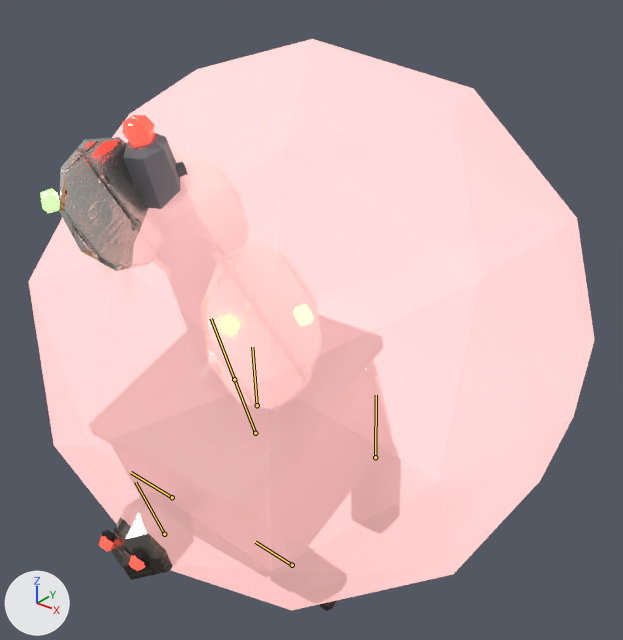
An edit to the glTF model public/creatures/broadcastle.glb, drawn before and after from the same camera.
The view is the same before and after, from a 50 mm camera at (2.04, -2.55, 2.65) aimed at (-0.01, 0.0, 1.07). Arrows for +X, +Y and +Z are at lower left; the lights stay in place. The first picture is the older version. Both versions are drawn at frame 4 of the action 'attack'; the numbers are the values there. The bones that change, and the others that lie on the model, are drawn over the model as lines.

In view in the first picture: 'broadcastle_body', 'broadcastle_glow0', 'broadcastle_glow1'.
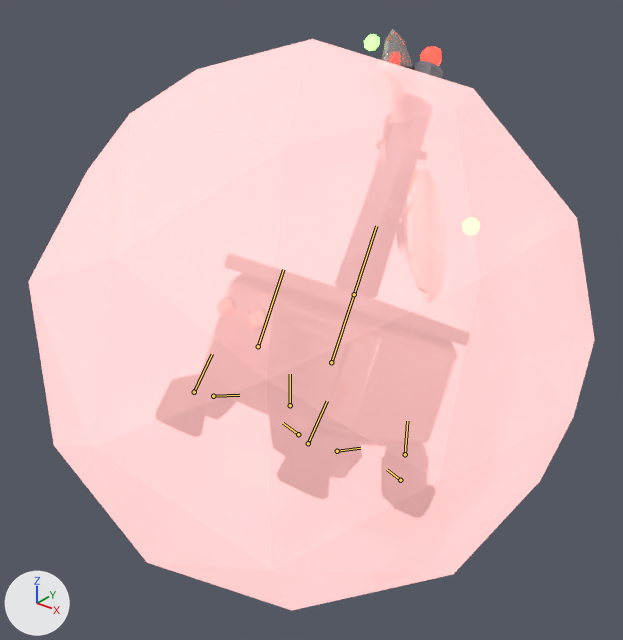
What changed in the scene script:
```text
Change bone_body:
    where bone_body = bpy.data.objects['Armature'].pose.bones['body']  # child of 'root'
    bone_body.location: (0.0, 0.062, 0.37) -> (0.0, 0.173, -0.139)
    bone_body.rotation_quaternion: (0.985, 0.17, 0.0, 0.0) -> (0.966, -0.257, 0.0, 0.0)  # degrees (20, 0, 0) -> degrees (-30, 0, 0)
Change bone_leg_fl:
    where bone_leg_fl = bpy.data.objects['Armature'].pose.bones['leg_FL']  # child of 'body'
    bone_leg_fl.rotation_quaternion: (0.985, 0.17, 0.0, 0.0) -> (0.745, -0.667, 0.0, 0.0)  # degrees (20, 0, 0) -> degrees (-84, 0, 0)
Change bone_leg_bl:
    where bone_leg_bl = bpy.data.objects['Armature'].pose.bones['leg_BL']  # child of 'body'
    bone_leg_bl.rotation_quaternion: (0.989, -0.146, 0.0, 0.0) -> (0.97, 0.241, 0.0, 0.0)  # degrees (-17, 0, 0) -> degrees (28, 0, 0)
Change bone_leg_fr:
    where bone_leg_fr = bpy.data.objects['Armature'].pose.bones['leg_FR']  # child of 'body'
    bone_leg_fr.rotation_quaternion: (0.985, 0.17, 0.0, 0.0) -> (0.745, -0.667, 0.0, 0.0)  # degrees (20, 0, 0) -> degrees (-84, 0, 0)
Change bone_leg_br:
    where bone_leg_br = bpy.data.objects['Armature'].pose.bones['leg_BR']  # child of 'body'
    bone_leg_br.rotation_quaternion: (0.989, -0.146, 0.0, 0.0) -> (0.97, 0.241, 0.0, 0.0)  # degrees (-17, 0, 0) -> degrees (28, 0, 0)
```

What differs and where, as boxes (x1, y1, x2, y2) in the pictures (623 x 640 px):
'broadcastle_body', posed (8% narrower): before (59, 133, 401, 611); after (155, 29, 470, 520)
'broadcastle_glow1', posed (295% wider, 39% shorter): before (99, 115, 155, 571); after (217, 47, 441, 327)
'broadcastle_glow0', posed: before (40, 189, 313, 326); after (364, 34, 479, 235)
bone 'body', root to tip: before (255, 433) to (234, 379); after (331, 362) to (354, 294)
bone 'leg_FL', root to tip: before (292, 565) to (255, 542); after (337, 451) to (360, 448)
bone 'leg_BL', root to tip: before (375, 457) to (376, 395); after (405, 454) to (407, 421)
bone 'leg_FR', root to tip: before (172, 497) to (131, 472); after (213, 396) to (239, 395)
bone 'leg_BR', root to tip: before (257, 405) to (252, 347); after (290, 405) to (290, 374)
